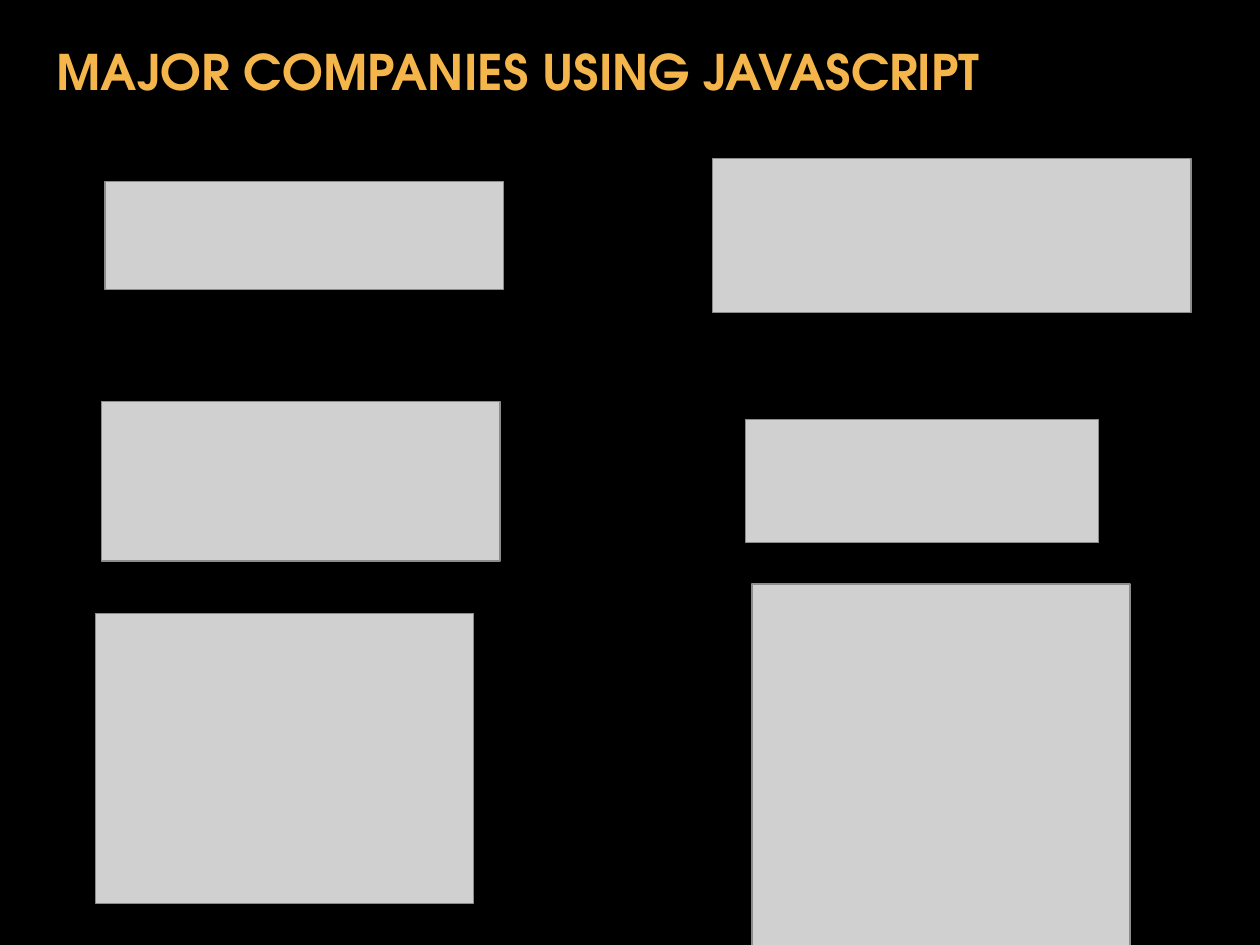
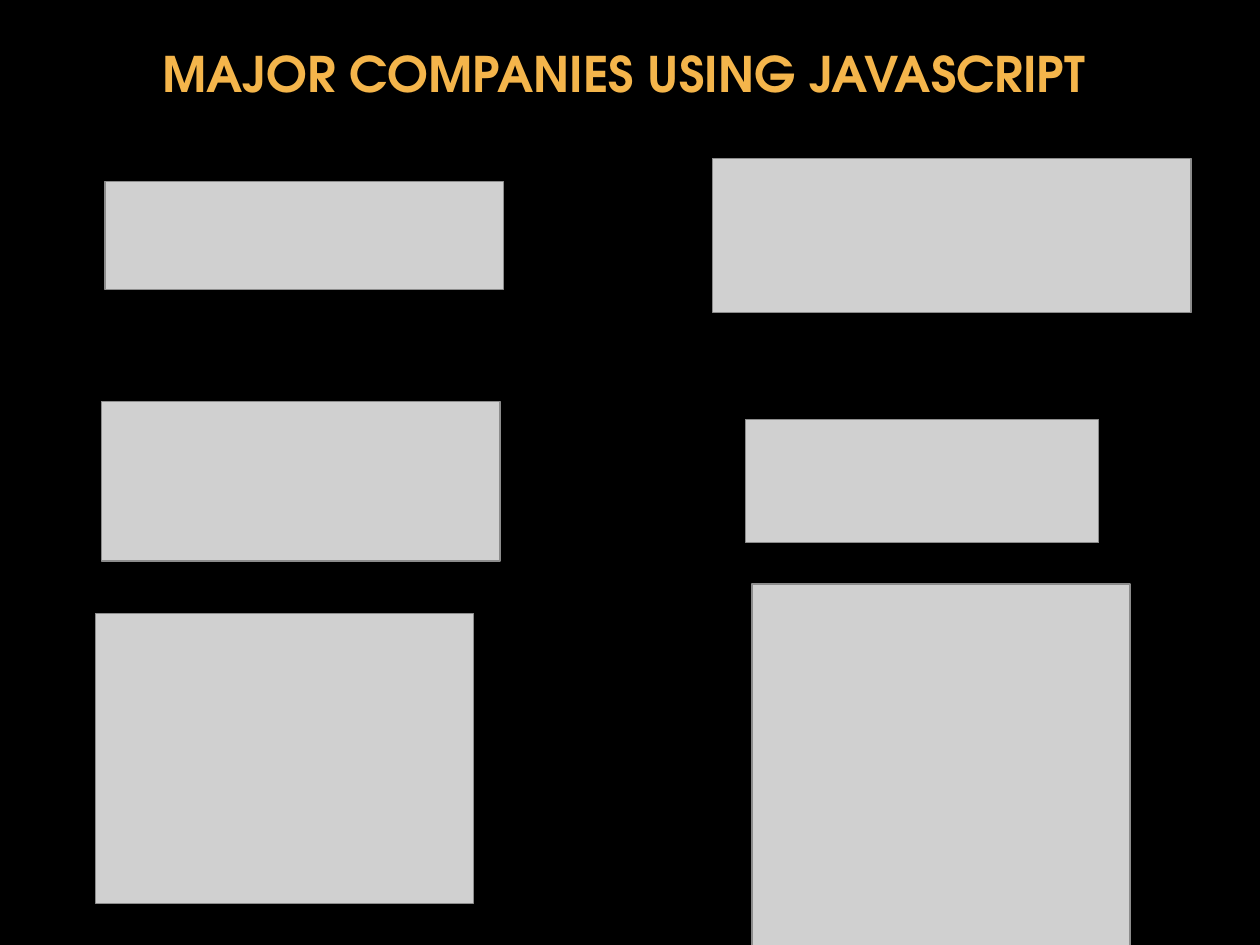
Before and after one commit to donfreiday/cpsc330-js, a slide deck: slide 8 of Javascript.pptx. Drawn at 1260x945 pixels with LibreOffice and Linux fonts; fonts in the diff are those of the drawing; grey boxes stand for pictures; background and template pictures are left out. Boxes give left, top, right and bottom in pixels: in the first picture for what was removed or moved away, otherwise in the second. Text is boxed around its words. In the diff, an @@ line names an element or a change of style, - is before the commit and + after.

```diff
--- a/Javascript.pptx
+++ b/Javascript.pptx
@@ title "MAJOR COMPANIES USING JAVASCRIPT": place and size @@
-title "MAJOR COMPANIES USING JAVASCRIPT" at <box>57,53,980,91</box>
+title "MAJOR COMPANIES USING JAVASCRIPT" at <box>162,55,1085,93</box>
```
Also in this commit, not shown: 3 other slides changed, 4 slides added, 2 slides removed.
